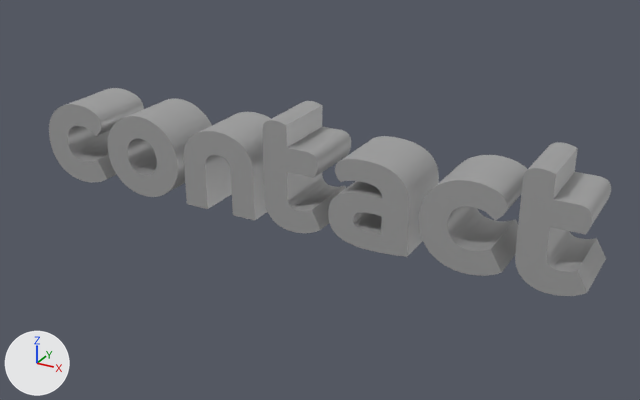
An edit to the glTF model public/models/Contact_Button_Type.glb, drawn before and after from the same camera.
One viewpoint serves both versions: a camera (50 mm lens) standing at (0.409, -0.677, 0.322) and looking at (0.025, 0.021, -0.027). Arrows for +X, +Y and +Z are at lower left; the lights stay in place. Where no turn or scale is listed for an object, it has been applied to the vertices. Vertices at the same position are counted once.
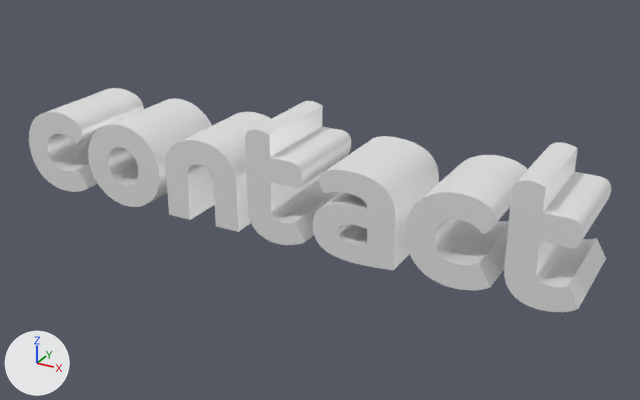
The newer file is also turned or shifted as a whole; pictures and numbers use the older file's frame.

Changed parts and their boxes [x1, y1, x2, y2] in the pictures (640 x 400 px):
'Default', recoloured, mesh rescaled (grey to white, 8% taller): before [49, 88, 611, 296]; after [29, 88, 611, 312]

What the commit changed:
Material 'Default' (mat_default) changes colour from grey #b8b8b8 to white #ffffff; in linear values from (0.48, 0.48, 0.48) to (1.0, 1.0, 1.0).
me_mesh_0 has 5364 vertices, 10708 faces and spans x -0.306..0.292, y -0.003..0.068, z -0.055..0.056.
me_mesh_0 is used by ob_default; location (0.0, 0.0, 0.0).
me_mesh_0 part 1: the whole mesh is scaled about its middle by (1, 1.43, 1), then moved by (0.0, -0.015, 0.0).
